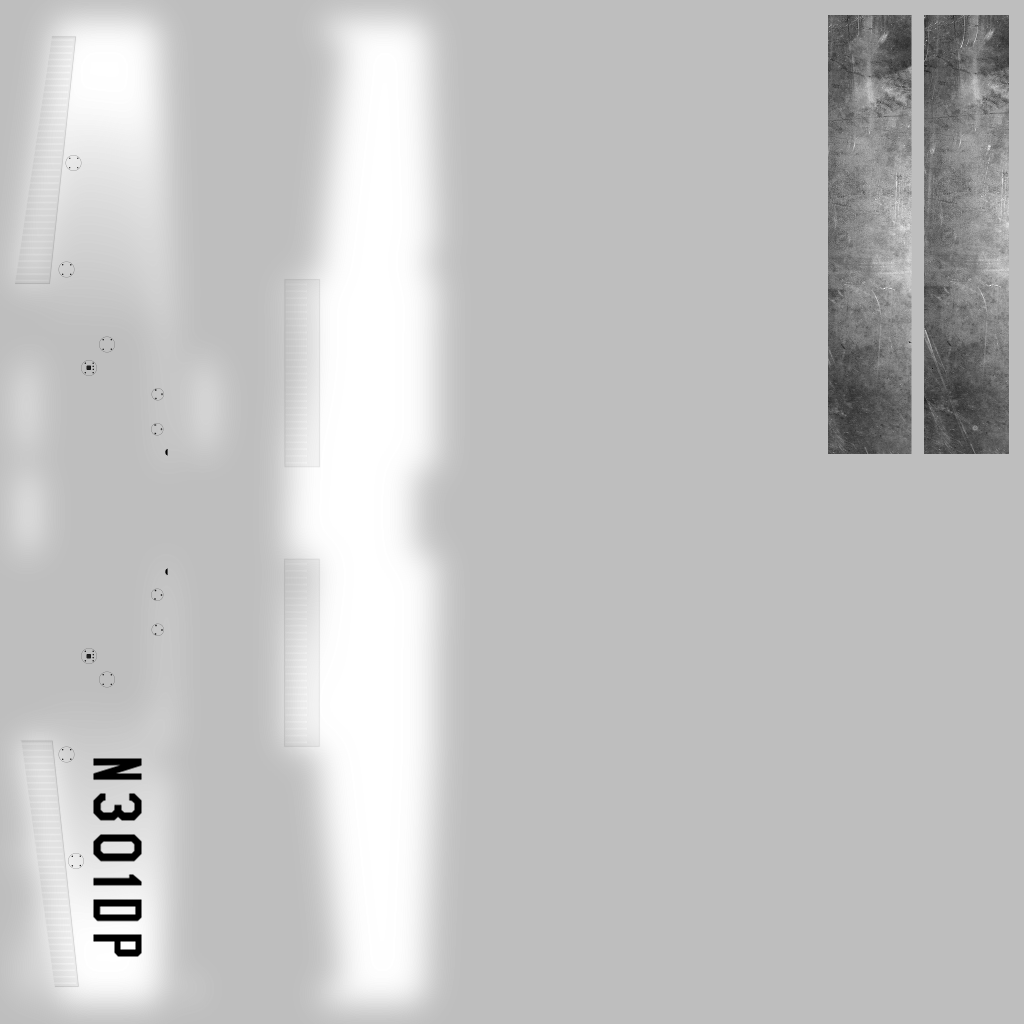
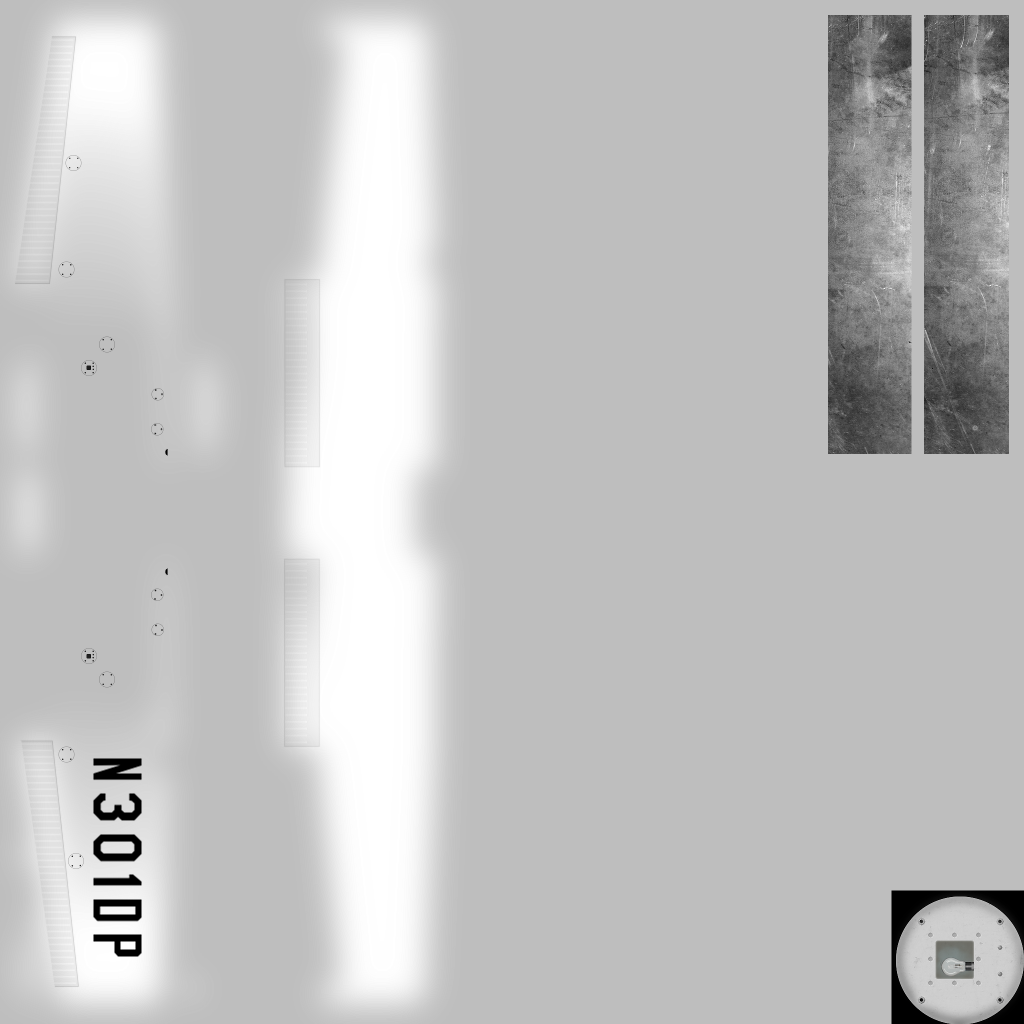
Revision of a layered 1024 x 1024 image; what changed, layer by layer:
added layer "Clipboard #2" above "N301DP" over 891, 890, 1024, 1024
